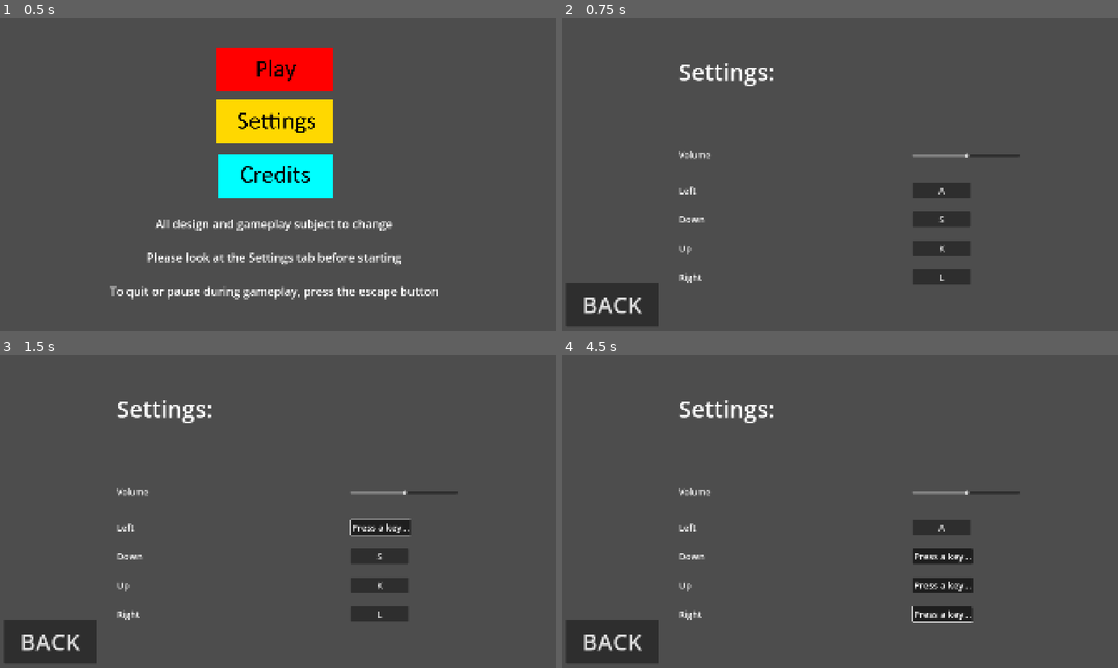
Above: before the commit, frames 1-4 (two rows, left to right).
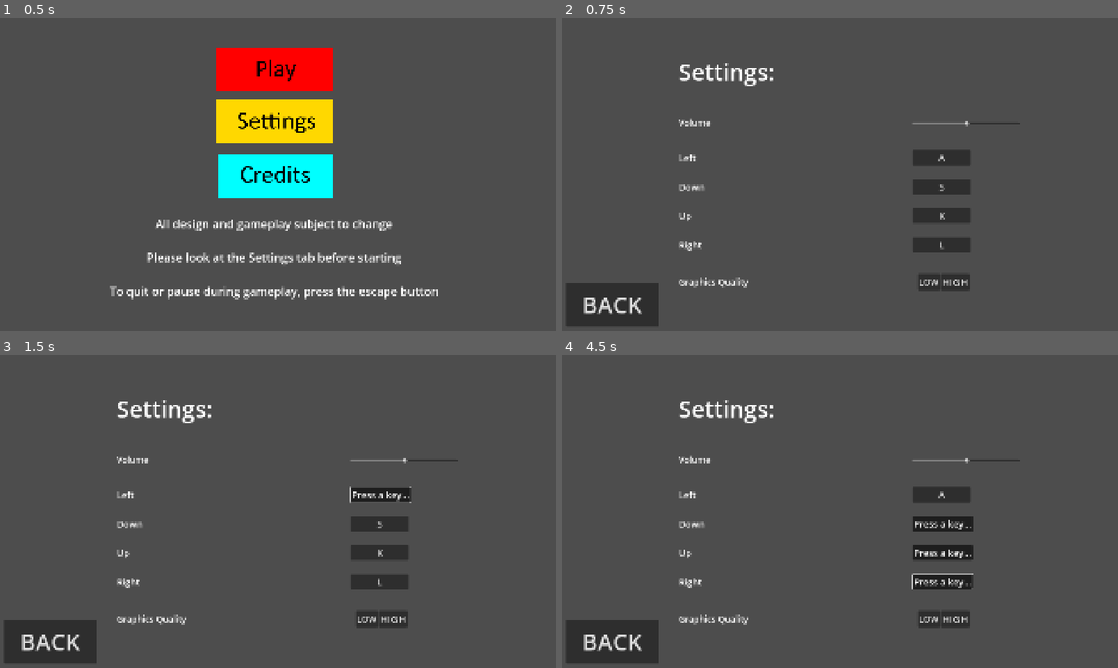
Above: after the commit, the same moments.

Repository: HyperKappy/Rhythm-Game-Repo
Game: Godot game, scene res://scenes/main_menu.tscn
Two runs of this game, one before a commit and one after it. Both use one fixed random seed, a clock stepped at 60 frames per second and the inputs below. Sound files missing from this copy of the repository are replaced by a short silence.
Inputs (mouse positions are in pixels of both pictures, inside the frame that each line leads up to):
- Up to frame 1 (0.5 s): no input
- Up to frame 2 (0.75 s): click (834, 121) at 0.5 s
- Up to frame 3 (1.5 s): click "A" at 1.25 s
- Up to frame 4 (4.5 s): click "Press a key..." at 2 s; click "S" at 2.75 s; click "K" at 3.5 s; click "L" at 4.25 s

Frame 1 is identical in both runs. In frame 2, 2.4% of the frame differs, in the area x 21-83%, y 32-88%; in frame 3, 2.6%; in frame 4, 3.2%.

Commit message:
graphics presets
deze doen voor nu nog niet heel veel maar later kan hier meer mee gedaan worden

Diff:
--- /dev/null
+++ b/code/GraphicsSettings.gd
@@ -0,0 +1,68 @@
+extends Node
+
+enum Quality { LOW, HIGH }
+
+var current_quality: Quality = Quality.HIGH
+var base_resolution: Vector2i
+
+const CONFIG_PATH := "user://graphics_settings.cfg"
+const CONFIG_SECTION := "graphics"
+const CONFIG_KEY_QUALITY := "quality"
+
+
+func _ready() -> void:
+	base_resolution = DisplayServer.window_get_size()
+	_load_quality()
+
+
+func apply_quality(quality: Quality) -> void:
+	current_quality = quality
+
+	match quality:
+		Quality.HIGH:
+			#_apply_scale(1.0)
+			_apply_msaa(RenderingServer.VIEWPORT_MSAA_2X)
+			_apply_filtering(true)
+
+		Quality.LOW:
+			#_apply_scale(0.65)
+			_apply_msaa(RenderingServer.VIEWPORT_MSAA_DISABLED)
+			_apply_filtering(false)
+
+	_save_quality()
+
+
+func _apply_scale(scale: float) -> void:
+	#var root := get_tree().root
+	#root.content_scale_mode = Window.CONTENT_SCALE_MODE_CANVAS_ITEMS
+	#root.content_scale_aspect = Window.CONTENT_SCALE_ASPECT_KEEP
+	#root.content_scale_factor = scale
+	pass
+
+
+func _apply_msaa(msaa_level: int) -> void:
+	var root := get_tree().root
+	var rid := root.get_viewport_rid()
+	RenderingServer.viewport_set_msaa_2d(rid, msaa_level)
+
+
+func _apply_filtering(enable: bool) -> void:
+	ProjectSettings.set_setting("rendering/textures/default_filters", enable)
+
+
+func _save_quality() -> void:
+	var cfg := ConfigFile.new()
+	cfg.set_value(CONFIG_SECTION, CONFIG_KEY_QUALITY, current_quality)
+	cfg.save(CONFIG_PATH)
+
+
+func _load_quality() -> void:
+	var cfg := ConfigFile.new()
+	var err := cfg.load(CONFIG_PATH)
+	if err != OK:
+		return
+
+	var stored_quality: int = int(cfg.get_value(CONFIG_SECTION, CONFIG_KEY_QUALITY, Quality.HIGH))
+
+	if stored_quality >= Quality.LOW and stored_quality <= Quality.HIGH:
+		apply_quality(stored_quality)
--- /dev/null
+++ b/code/settings_graphics.gd
@@ -0,0 +1,43 @@
+extends Control
+
+@onready var graphics_label: Label = $VBoxContainer/GraphicsRow/GraphicsLabel
+@onready var low_button: Button = $VBoxContainer/GraphicsRow/GraphicsButtonRow/LowButton
+@onready var high_button: Button = $VBoxContainer/GraphicsRow/GraphicsButtonRow/HighButton
+
+var normal_size: int = 50
+var selected_size: int = 60
+
+
+func _ready() -> void:
+	if low_button:
+		normal_size = low_button.get_theme_font_size("font_size", "Button")
+		selected_size = normal_size + 6
+
+	_refresh_ui()
+
+
+func _on_low_button_pressed() -> void:
+	GraphicsSettings.apply_quality(GraphicsSettings.Quality.LOW)
+	_refresh_ui()
+
+func _on_high_button_pressed() -> void:
+	GraphicsSettings.apply_quality(GraphicsSettings.Quality.HIGH)
+	_refresh_ui()
+
+
+func _refresh_ui() -> void:
+	if graphics_label:
+		graphics_label.text = "Graphics Quality"
+
+	if low_button:
+		low_button.add_theme_font_size_override("font_size", normal_size)
+	if high_button:
+		high_button.add_theme_font_size_override("font_size", normal_size)
+
+	match GraphicsSettings.current_quality:
+		GraphicsSettings.Quality.LOW:
+			if low_button:
+				low_button.add_theme_font_size_override("font_size", selected_size)
+		GraphicsSettings.Quality.HIGH:
+			if high_button:
+				high_button.add_theme_font_size_override("font_size", selected_size)
--- a/project.godot
+++ b/project.godot
@@ -13,6 +13,10 @@
 config/name="Rhythm Game"
 run/main_scene="uid://c7o4xbpoibyp5"
 config/features=PackedStringArray("4.5", "Forward Plus")
+
+[autoload]
+
+GraphicsSettings="*res://code/GraphicsSettings.gd"
 
 [display]
 
--- a/scenes/settings.tscn
+++ b/scenes/settings.tscn
@@ -1,7 +1,8 @@
-[gd_scene load_steps=6 format=3 uid="uid://bqkas2gwcow6i"]
+[gd_scene load_steps=7 format=3 uid="uid://bqkas2gwcow6i"]
 
 [ext_resource type="PackedScene" uid="uid://c2duvcd5xtvv2" path="res://scenes/Should_Never_Be_Visible.tscn" id="1_5p8wc"]
 [ext_resource type="Script" uid="uid://coaw7xptpkxkq" path="res://code/audio_slider.gd" id="1_f4mfi"]
+[ext_resource type="Script" uid="uid://ld7fmt2sixe0" path="res://code/settings_graphics.gd" id="1_gis3k"]
 [ext_resource type="Texture2D" uid="uid://cs5vfbaink7nb" path="res://Resources/images/Back.png" id="2_r6d6q"]
 [ext_resource type="Script" uid="uid://xjyiuklcvy57" path="res://code/back.gd" id="3_6wm04"]
 [ext_resource type="Script" uid="uid://ctdhpi6sn00ny" path="res://code/back_button.gd" id="5_es4n0"]
@@ -17,6 +18,7 @@
 offset_bottom = 276.0
 grow_horizontal = 2
 grow_vertical = 2
+script = ExtResource("1_gis3k")
 
 [node name="AudioSlider" type="HSlider" parent="."]
 layout_mode = 1
@@ -43,14 +45,15 @@
 offset_bottom = 622.0
 theme_override_constants/separation = 100
 
+[node name="HSeparator" type="HSeparator" parent="VBoxContainer"]
+visible = false
+layout_mode = 2
+theme_override_constants/separation = 12
+
 [node name="Settings" type="Label" parent="VBoxContainer"]
 layout_mode = 2
 theme_override_font_sizes/font_size = 80
 text = "Settings:"
-
-[node name="HSeparator" type="HSeparator" parent="VBoxContainer"]
-layout_mode = 2
-theme_override_constants/separation = 12
 
 [node name="Volume" type="Label" parent="VBoxContainer"]
 layout_mode = 2
@@ -72,7 +75,34 @@
 layout_mode = 2
 action_name = "Right"
 
+[node name="GraphicsRow" type="HBoxContainer" parent="VBoxContainer"]
+layout_mode = 2
+size_flags_vertical = 4
+theme_override_constants/separation = 585
+
+[node name="GraphicsLabel" type="Label" parent="VBoxContainer/GraphicsRow"]
+layout_mode = 2
+size_flags_horizontal = 3
+theme_override_font_sizes/font_size = 30
+text = "Graphics Quality"
+
+[node name="GraphicsButtonRow" type="HBoxContainer" parent="VBoxContainer/GraphicsRow"]
+layout_mode = 2
+size_flags_horizontal = 3
+alignment = 2
+
+[node name="LowButton" type="Button" parent="VBoxContainer/GraphicsRow/GraphicsButtonRow"]
+layout_mode = 2
+theme_override_font_sizes/font_size = 30
+text = "LOW"
+
+[node name="HighButton" type="Button" parent="VBoxContainer/GraphicsRow/GraphicsButtonRow"]
+layout_mode = 2
+theme_override_font_sizes/font_size = 30
+text = "HIGH"
+
 [node name="HSeparator2" type="HSeparator" parent="VBoxContainer"]
+visible = false
 layout_mode = 2
 theme_override_constants/separation = 12
 
@@ -98,4 +128,6 @@
 script = ExtResource("5_es4n0")
 
 [connection signal="value_changed" from="AudioSlider" to="AudioSlider" method="_on_value_changed"]
+[connection signal="pressed" from="VBoxContainer/GraphicsRow/GraphicsButtonRow/LowButton" to="." method="_on_low_button_pressed"]
+[connection signal="pressed" from="VBoxContainer/GraphicsRow/GraphicsButtonRow/HighButton" to="." method="_on_high_button_pressed"]
 [connection signal="pressed" from="Back" to="Back" method="_on_pressed"]
Not shown, added: code/GraphicsSettings.gd.uid
Not shown, added: code/settings_graphics.gd.uid
